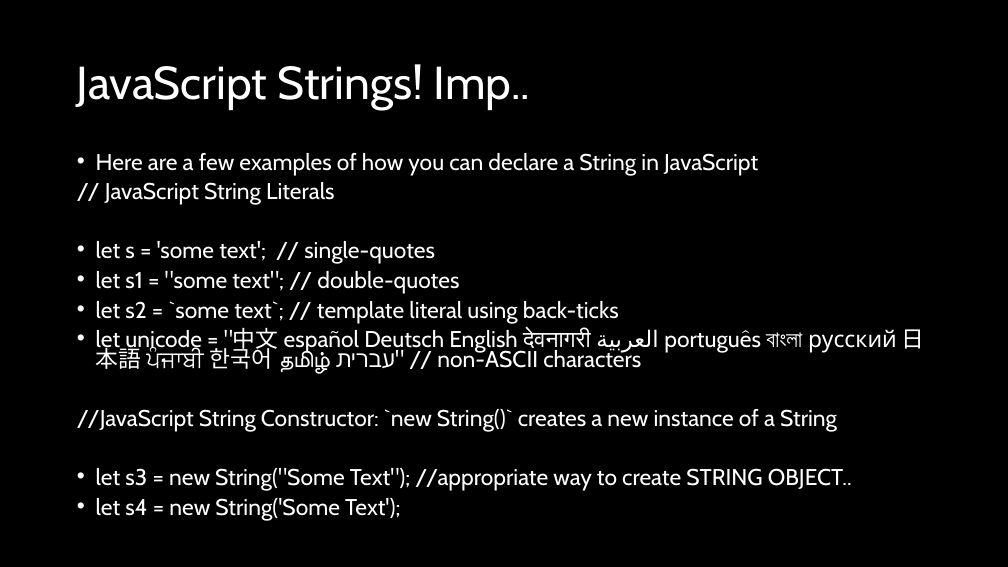
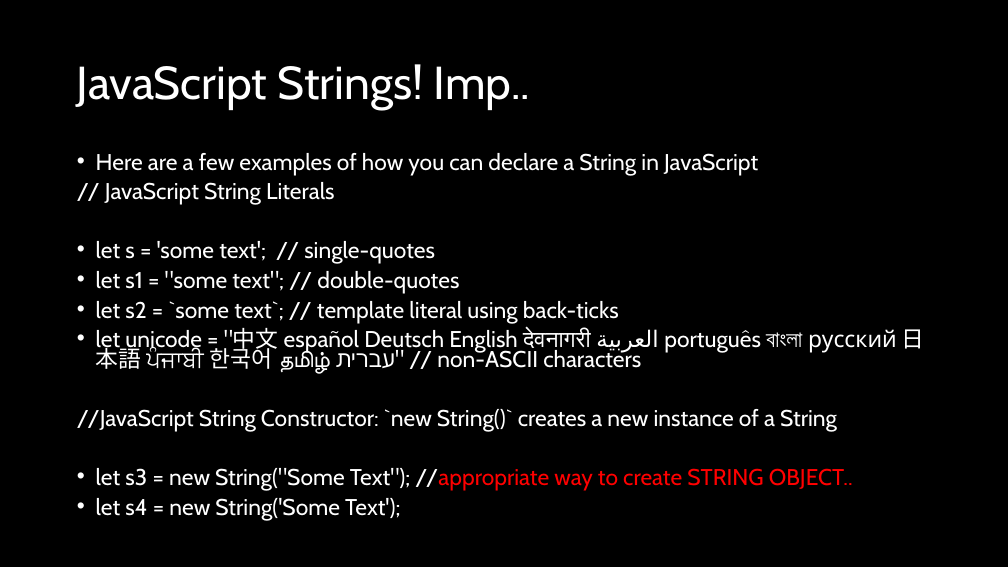
Before and after one commit to natiquekeyin/fall2025, a slide deck: slide 24 of JavaScript/Week3/Week3.pptx. Drawn at 1008x567 pixels with LibreOffice and Linux fonts; fonts in the diff are those of the drawing. Boxes give left, top, right and bottom in pixels: in the first picture for what was removed or moved away, otherwise in the second. Text is boxed around its words. In the diff, an @@ line names an element or a change of style, - is before the commit and + after.

```diff
--- a/JavaScript/Week3/Week3.pptx
+++ b/JavaScript/Week3/Week3.pptx
@@ text at <box>96,468,853,491</box>: text colour #FFFFFF to #FF0000 in "//appropriate way to create STRING OBJECT.." @@
```
Also in this commit, not shown: 1 other slide changed, 5 other files.
